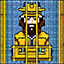
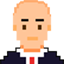
Layer changes from the first w=64, h=64 image to the second:
painted on "icon" over [0, 0, 64, 64]
